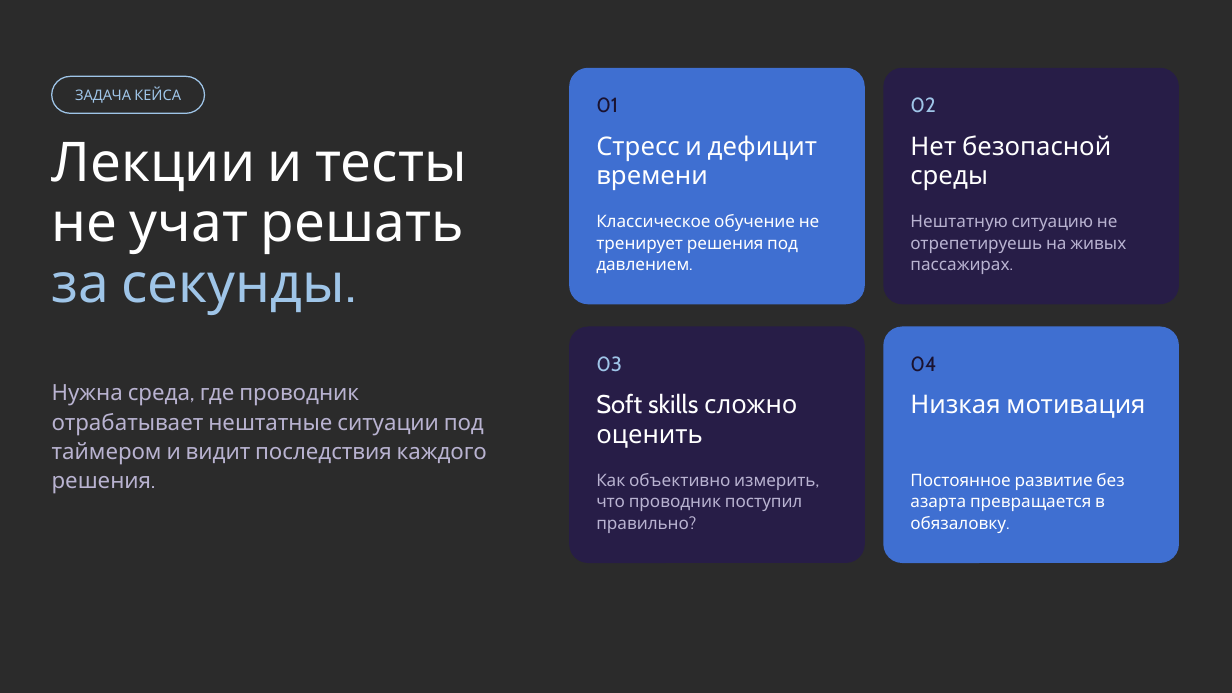
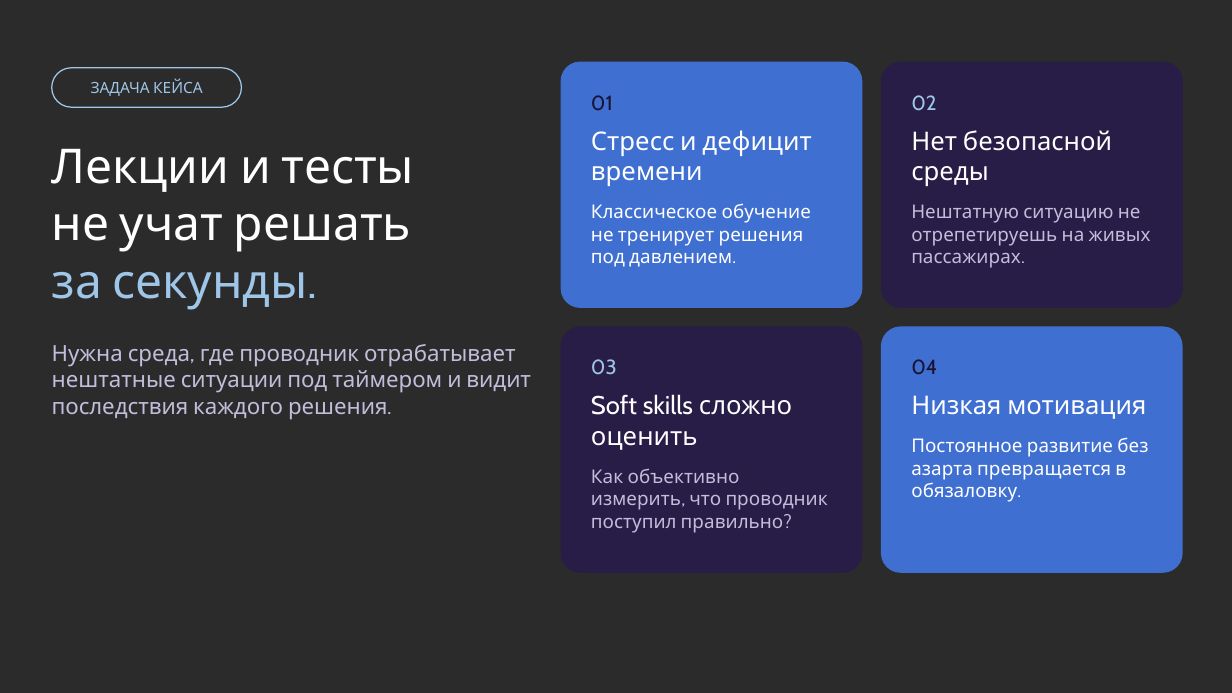
Before and after one commit to tuhlopuz1/mosgortrans-presentation, a slide deck: slide 3 of Магистраль 400 — финал.pptx. Drawn at 1232x693 pixels with LibreOffice and Linux fonts; fonts in the diff are those of the drawing; background and template pictures are left out; a plain dark background stands for a picture behind light text. Boxes give left, top, right and bottom in pixels: in the first picture for what was removed or moved away, otherwise in the second. Text is boxed around its words. In the diff, an @@ line names an element or a change of style, - is before the commit and + after.

```diff
--- a/Магистраль 400 — финал.pptx
+++ b/Магистраль 400 — финал.pptx
@@ rounded rectangle "ЗАДАЧА КЕЙСА": place and size @@
-rounded rectangle "ЗАДАЧА КЕЙСА" at box(75, 87, 181, 103)
+rounded rectangle "ЗАДАЧА КЕЙСА" at box(52, 68, 241, 107)
@@ rounded rectangle "ЗАДАЧА КЕЙСА" at box(52, 68, 241, 107): size 8.5 to 9 pt; outline none to #9FC5E8 0.75 pt @@
@@ rounded rectangle removed at box(52, 76, 205, 113) @@
@@ rounded rectangle "01": place and size @@
-rounded rectangle "01" at box(569, 68, 865, 304)
+rounded rectangle "01" at box(561, 62, 862, 308)
@@ rounded rectangle "02": place and size @@
-rounded rectangle "02" at box(910, 215, 1126, 274)
+rounded rectangle "02" at box(881, 62, 1183, 308)
@@ rounded rectangle "02" at box(881, 62, 1183, 308): fill none to #271D47 @@
@@ rounded rectangle removed at box(883, 68, 1179, 304) @@
@@ text in rounded rectangle at box(591, 95, 811, 267): text added @@
+01
+Стресс и дефицит времени
+Классическое обучение не тренирует решения под давлением.
@@ text removed at box(596, 97, 618, 113) @@
-01
@@ text removed at box(910, 97, 935, 113) @@
-02
@@ text in rounded rectangle at box(911, 95, 1112, 186): paragraphs added @@
+02
+Нет безопасной среды
@@ text at box(52, 148, 414, 310): paragraphs added @@
+Лекции и тесты
+не учат решать
+за секунды.
@@ text "Лекции и тесты": place and size @@
-text "Лекции и тесты" at box(52, 384, 487, 494)
+text "Лекции и тесты" at box(52, 148, 531, 420)
@@ text removed at box(52, 142, 466, 315) @@
-Лекции и тесты
-не учат решать
-за секунды.
@@ text removed at box(596, 135, 817, 190) @@
-Стресс и дефицит времени
@@ text removed at box(910, 135, 1111, 190) @@
-Нет безопасной среды
@@ text in rounded rectangle at box(911, 204, 1151, 268): size 10 to 11 pt, text colour #B9B3D1 to #C3BDDB in "Нештатную ситуацию не отрепетируешь на живых пассажирах."; line spacing 1.05 to 1; more space between paragraphs @@
@@ text removed at box(596, 214, 820, 273) @@
-Классическое обучение не тренирует решения под давлением.
@@ rounded rectangle "03": place and size @@
-rounded rectangle "03" at box(569, 326, 865, 563)
+rounded rectangle "03" at box(561, 326, 862, 573)
@@ rounded rectangle "04": place and size @@
-rounded rectangle "04" at box(910, 473, 1124, 533)
+rounded rectangle "04" at box(881, 326, 1183, 573)
@@ rounded rectangle "04" at box(881, 326, 1183, 573): fill none to #3F6FD1 @@
@@ rounded rectangle removed at box(883, 326, 1179, 563) @@
@@ text at box(52, 344, 531, 420): text colour #B9B3D1 to #C3BDDB in "Нужна среда, где проводник отрабатывает нештатные ситуации ..."; line spacing 1.1 to 1; more space between paragraphs @@
@@ text in rounded rectangle at box(591, 359, 828, 533): text added @@
+03
+Soft skills сложно оценить
+Как объективно измерить, что проводник поступил правильно?
@@ text removed at box(596, 356, 622, 372) @@
-03
@@ text removed at box(910, 356, 936, 372) @@
-04
@@ text in rounded rectangle at box(911, 359, 1146, 419): paragraphs added @@
+04
+Низкая мотивация
@@ text removed at box(596, 393, 797, 448) @@
-Soft skills сложно оценить
@@ text in rounded rectangle at box(911, 437, 1148, 502): size 10 to 11 pt in "Постоянное развитие без азарта превращается в обязаловку."; line spacing 1.05 to 1; more space between paragraphs @@
@@ text removed at box(596, 473, 815, 533) @@
-Как объективно измерить, что проводник поступил правильно?
```
Also in this commit, not shown: 13 other slides changed, 3 slides removed.
